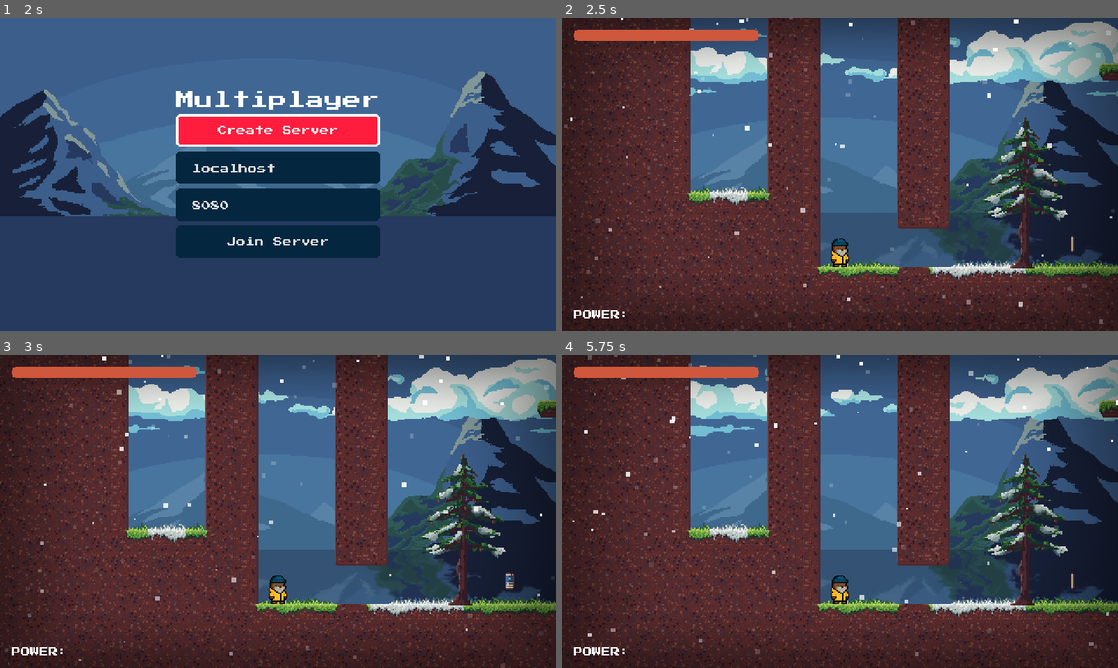
Above: before the commit, frames 1-4 (two rows, left to right).
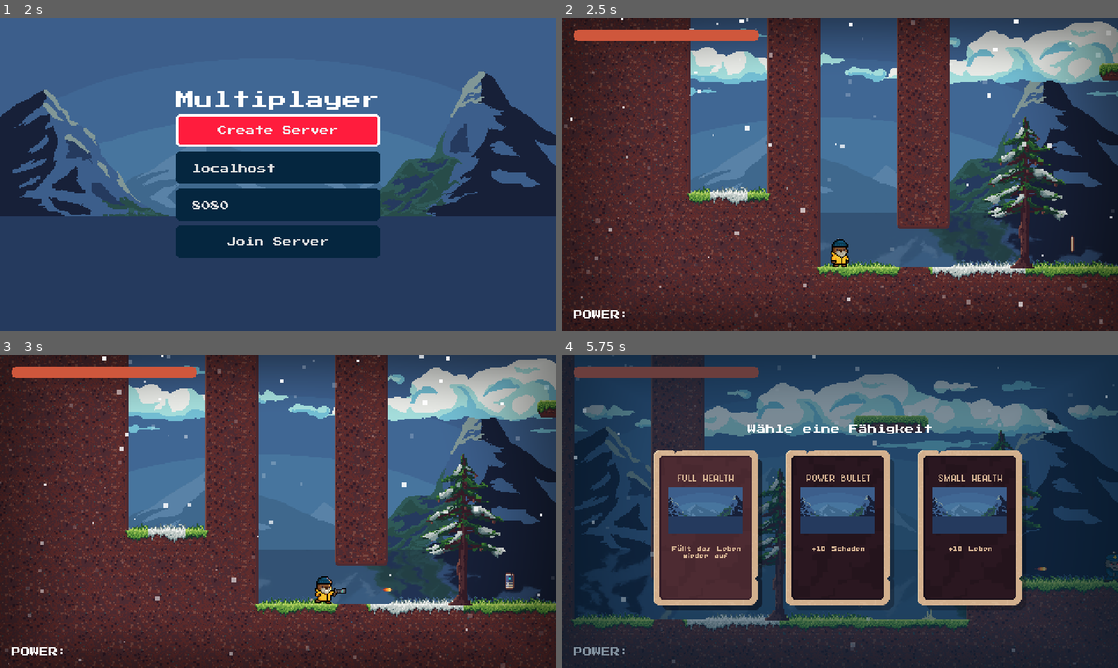
Above: after the commit, the same moments.

Repository: florian-reimann/fjord-n-fury-handcoded
Game: Godot game, scene res://ui/MainMenu.tscn
The game is run twice, just before and just after one commit, with the same random seed, the same clock (stepped at 60 frames per second) and the same inputs. Sound files missing from this copy of the repository are replaced by a short silence.
Inputs (mouse positions are in pixels of both pictures, inside the frame that each line leads up to):
- Up to frame 1 (2 s): click "Multiplayer" at 0.5 s; move the mouse to (400, 158) at 1.27 s; press the mouse at (400, 158) at 1.28 s; hold D (Right) from 1.28 s (still down); tap Shift (Dash) at 1.35 s; tap W (Jump) at 1.52, 1.82 s
- Up to frame 2 (2.5 s): release D (Right) at 2 s; release the mouse at (962, 158) at 2 s; click "Create Server" at 2 s
- Up to frame 3 (3 s): move the mouse to (166, 527) at 2.77 s; hold D (Right) from 2.78 s (still down); click (166, 527) at 2.85 s
- Up to frame 4 (5.75 s): tap W (Jump) at 3.02, 3.05, 3.32, 3.6, 4.52, 4.82, 5.27, 5.3, 5.57 s; move the mouse to (895, 442) at 3.52 s; release D (Right) at 3.53 s; hold A (Left) 3.53-4.28 s; tap Shift (Dash) at 3.8, 4.35 s; move the mouse to (812, 574) at 4.27 s; hold D (Right) from 4.28 s (still down); click (812, 574) at 4.55 s; move the mouse to (1006, 558) at 5.02 s; press the mouse at (1006, 558) at 5.03 s

Frame 1 is identical in both runs. In frame 2, 0.1% of the frame differs, in the area x 48-52%, y 70-79%; in frame 3, 0.6%; in frame 4, 77%, in the area x 0-100%, y 0-100%.
Error before the commit: Parse Error: Could not find type "PlayerController" in the current scope. (res://autoload/GameManager.gd:3)

Commit message:
chore: push current state

Diff:
--- a/features/player/Player.gd
+++ b/features/player/Player.gd
@@ -1,66 +1,31 @@
 extends CharacterBody2D
-
-# VARIABLEN:
-
-# Mögliche States
-enum PlayerState { IDLE, RUN, JUMP, FALL, DASH, HURT, DEAD, NORMAL }
-
-var currentState: PlayerState = PlayerState.NORMAL:
-	set(new_value):
-		currentState = new_value
-		match currentState:
-			PlayerState.DEAD:
-				set_collision_layer_value(2, false)
-
-# Basic Movement Variables
-const SPEED: int = 170
-const JUMP_VELOCITY: int = -450
-const DASH_SPEED: int = 400
-const GRAVITY: int = 1800
-
-# Coyote Time: Kurz nach Plattform-Verlassen noch springen können
-const COYOTE_TIME: float = 0.15
-
-# Jump Buffer: z. B. Wenn man kurz vor dem Boden erneut spring
-const JUMP_BUFFER: float = 0.1
-
-# Double Jump System
-const MAX_JUMPS: int = 2  # Boden-Jump + Luft-Jump
-
-# --- Laufzeitvariablen ---
-var coyote_timer: float = 0.0      # zählt runter, wenn in der Luft
-var jump_buffer_timer: float = 0.0 # merkt Jump-Input kurz vor Landung
-var jumps_left: int = MAX_JUMPS    # wie viele Sprünge sind noch übrig?
-
-# WALL MOVEMENT
-const WALL_SLIDE_MAX_SPEED: int = 60
-const WALL_JUMP_PUSH_FORCE: int = 240 # Abdrücken von der Wand
-
-# Etwas Zeit, um noch einen Walljump auszuführen, obwohl man nicht mehr an der Wand ist
-var wall_contact_coyote: float = 0.0 # Zeit left
-const WALL_CONTACT_COYOTE_TIME: float = 0.2 #Soviel Zeit hat man
-
-# Die Zeit, die nur für den Wall-Jump (push Force) genutzt wird und keine andere horizontale Bewegung
-var wall_jump_lock: float = 0.0
-const WALL_JUMP_LOCK_TIME: float = 0.5
-
-# Hilfsvariable für den Walljump, um in die entgegengesetzt Richtung zu springen
-var look_dir_x: int = 1
-
-# True/False ist in der Luft
-var AirborneLastFrame: bool
-
-var isShooting: bool = false
-const SHOOTING_DURATION: float = 0.25
-
-
-const MAX_HEALTH: int = 100
-
-var equippedItem: ItemData
-
+class_name PlayerController
+
+#STATE:
+enum STATE {
+	FALL,
+	FLOOR,
+	IDLE,
+	RUN,
+	JUMP,
+	DOUBLE_JUMP,
+	HURT,
+	LEDGE_CLIMP,
+	WALL_SLIDE,
+	WALL_JUMP,
+	WALL_CLIMB,
+	DASH,
+	TURNING,
+	DEAD
+}
+
+# NODES:
 @onready var animated_sprite_2d: AnimatedSprite2D = $AnimatedSprite2D
 @onready var shooting_point: Node2D = $Shooting_Point
 @onready var playerCamera: Camera2D = %Camera2D
+@onready var wall_slide_ray_cast: RayCast2D = %WallSlideRayCast
+@onready var coyote_timer: Timer = %CoyoteTimer
+@onready var dash_cooldown: Timer = %DashCooldown
 @onready var sfx_audio_stream_player_2d: AudioStreamPlayer2D = $SFXAudioStreamPlayer2D
 
 var bulletScene: PackedScene = preload("uid://dk5eg5ivs8brj")
@@ -71,153 +36,254 @@
 var landSound: AudioStream = preload("uid://e17vjaok2oaj")
 var hitSound: AudioStream = preload("uid://xkorhfakubnt")
 
+# CONSTANTEN:
+const FALL_VELOCITY: float = 1500.0
+const FALL_GRAVITY: float = 1500.0
+const WALK_VELOCITY: float = 200.0
+const JUMP_VELOCITY: float = -500.0
+const JUMP_DECELERATION: float = 1500.0
+const DOUBLE_JUMP_VELOCITY: float = -400.0
+const WALL_SLIDE_GRAVITY: float = 200.0
+const WALL_SLIDE_VELOCITY: float = 400.0
+const WALL_JUMP_LENGTH: float = 30.0
+const WALL_JUMP_VELOCITY: float = -500.0
+const WALL_CLIMB_VELOCITY: float = -300.0
+const WALL_CLIMB_LENGTH: float = 65.0
+const DASH_LENGTH: float = 100.0
+const DASH_VELOCITY: float = 1500.0
+
+const MAX_HEALTH: int = 100
+const SHOOTING_DURATION: float = 0.25
+
+# SIGNALS:
+signal playerHealthUpdated(newValue, maxValue)
+
+# VARIABLEN:
+var active_state:= STATE.FALL
+var isShooting: bool = false
+var can_double_jump: bool = false
+var can_dash: bool = false
+var dash_jump_buffer: bool = false
+var facing_direction: float = 1.0
+var saved_position: Vector2 = Vector2.ZERO
+var equippedItem: ItemData
+
+var currentHealth:
+	set(new_value):
+		currentHealth = new_value
+		emit_signal("playerHealthUpdated", currentHealth, MAX_HEALTH)
+
 func _ready() -> void:
-
-
-	GameManager.playerOriginPosition = position
-
+	# Initialisiere den Ausgangs-STATE:
+	switch_state(active_state)
+
+	currentHealth = MAX_HEALTH
+
+	GameManager.player = self
 	GameManager.playerCamera = playerCamera
 	GameManager.playerCameraOriginOffset = playerCamera.offset
 
-func _process(_delta: float) -> void:
-	updateAnimation()
-
 func _physics_process(_delta: float) -> void:
-	if currentState == PlayerState.DEAD:
+	if active_state == STATE.DEAD:
 		return
-	# GRAVITY:
-	if not is_on_floor():
-		velocity.y += GRAVITY * _delta
-		AirborneLastFrame = true
-	elif AirborneLastFrame:
-		PlayLandVFX()
-		AirborneLastFrame = false
-
-	if is_on_floor():
-		# Am Boden: volle Coyote-Zeit, und alle Sprünge wieder verfügbar
-		coyote_timer = COYOTE_TIME
-		jumps_left = MAX_JUMPS
-	else:
-		# In der Luft: Coyote-Zeit läuft ab
-		coyote_timer = maxf(0.0, coyote_timer - _delta)
-
-	# Setze den Jump-Buffer, für kleine Toleranz, falls man minimal zu früh die Sprungtaste drückt:
-	if Input.is_action_just_pressed("Jump"):
-		jump_buffer_timer = JUMP_BUFFER
-	else:
-		jump_buffer_timer = maxf(0.0, jump_buffer_timer - _delta)
-
-	# Boden-ähnlicher Sprung möglich? (am Boden ODER noch in Coyote-Zeit)
-	var can_ground_like_jump := is_on_floor() or (coyote_timer > 0.0)
-
-	# Luftsprung möglich? (nicht am Boden, noch Sprünge übrig)
-	# Hinweis: Wenn MAX_JUMPS = 2, bedeutet das in der Praxis:
-	# - 1. Sprung (Boden oder Coyote) verbraucht NICHT jumps_left (wir resetten am Boden ja auf 2)
-	# - 2. Sprung in der Luft verbraucht 1
-	var can_air_jump := not is_on_floor() and jumps_left > 0
-
-	if wall_jump_lock > 0.0:
-		wall_jump_lock -= _delta
-
-	# Richtung des Spielers:
-	var direction: float = Input.get_axis("Left","Right")
-
-	# Laufen:
-	if wall_jump_lock <= 0.0:
-		if direction != 0:
-			velocity.x = direction * SPEED
-		else:
-			velocity.x = 0
-
-	if jump_buffer_timer > 0.0 and not is_on_floor() and wall_contact_coyote > 0.0:
-		animated_sprite_2d.play("Jump")
-		velocity.y = JUMP_VELOCITY
-		velocity.x = -look_dir_x * WALL_JUMP_PUSH_FORCE
-		wall_jump_lock = WALL_JUMP_LOCK_TIME
-		wall_contact_coyote = 0.0
-
-	elif jump_buffer_timer > 0.0 and (can_ground_like_jump or can_air_jump):
-		# Sprung ausführen
-		animated_sprite_2d.play("Jump")
-		velocity.y = JUMP_VELOCITY
-		jump_buffer_timer = 0.0     # Buffer verbraucht
-		jumps_left -= 1
-
-		#Boden VFX nur abspielen, wenn man auf dem Boden ist:
-		if can_ground_like_jump:
-			PlayJumpUpVFX()
-
-		# Nach dem Sprung zählt Coyote nicht mehr (Verhindert „Dauer-Coyote“)
-		coyote_timer = 0.0
-
-	# Runter von der OneWay Platform:
-	if Input.is_action_just_pressed("Down") && is_on_floor():
-		position.y += 3
-
-	if Input.is_action_just_pressed("Shoot") || Input.is_action_pressed("Shoot"):
-		TryToShoot()
-
-	# Wall-Slide:
-	# Man ist NICHT auf dem Boden, man fällt, man ist an der Wand und man bewegt sich zur Wand:
-	if !is_on_floor() and velocity.y > 0 and is_on_wall() and velocity.x != 0:
-		look_dir_x = sign(velocity.x)
-		wall_contact_coyote = WALL_CONTACT_COYOTE_TIME #reset coyote
-		velocity.y = min(velocity.y, WALL_SLIDE_MAX_SPEED)
-	else:
-		wall_contact_coyote -= _delta
-
-	# Bewegung ausführen
+	process_state(_delta)
 	move_and_slide()
 
 	# Reset Player, wenn eine Fallgrenze überschreitet:
 	if position.y >= 800:
 		GameManager.RespawnPlayer()
 
-func updateAnimation():
-	if currentState == PlayerState.DEAD:
-		return
-
-	if velocity.x != 0:
-		animated_sprite_2d.flip_h = velocity.x < 0
-		# Je nach Laufrichtung muss der Shooting-Pointer verschoben werden:
-		if velocity.x < 0:
-			shooting_point.position.x = -22
-		else:
-			shooting_point.position.x = 22
-
-	if is_on_floor():
-		if abs(velocity.x) >= 0.1:
-
-			var playAnimationFrame = animated_sprite_2d.frame
-			var playAnimationName = animated_sprite_2d.animation
-
+func switch_state(to_state: STATE) -> void:
+	var previous_state: STATE = active_state
+	active_state = to_state
+
+	# Dieser Code wird einmalig beim Wechsel des States ausgeführt:
+	match active_state:
+		STATE.FALL:
+			if previous_state != STATE.DOUBLE_JUMP:
+				if isShooting:
+					animated_sprite_2d.play("Shoot_Jump")
+				else:
+					animated_sprite_2d.play("Jump") # Später: Fall
+			if previous_state == STATE.FLOOR:
+				coyote_timer.start()
+
+		STATE.FLOOR:
+			can_double_jump = true
+			can_dash = true
+
+		STATE.JUMP:
 			if isShooting:
-				animated_sprite_2d.play("Shoot_Run")
-
-				# Syncing Shoot Animation, falls man vorher gerannt ist
-				# (direkt bei dem richtigen Frame beginnen)
-				if playAnimationName == "Run":
-					animated_sprite_2d.frame = playAnimationFrame
+				animated_sprite_2d.play("Shoot_Jump")
 			else:
-				# Animation zu Ende spielen:
-				if playAnimationName == "Shoot_Run" && animated_sprite_2d.is_playing():
-					pass
+				animated_sprite_2d.play("Jump")
+			PlayJumpUpVFX()
+			velocity.y = JUMP_VELOCITY
+			coyote_timer.stop()
+
+		STATE.DOUBLE_JUMP:
+			animated_sprite_2d.play("Jump")
+			velocity.y = DOUBLE_JUMP_VELOCITY
+			can_double_jump = false
+
+		STATE.WALL_SLIDE:
+			animated_sprite_2d.play("Jump") # Später Wall Slide
+			velocity.y = 0
+			can_double_jump = true
+			can_dash = true
+
+		STATE.WALL_JUMP:
+			animated_sprite_2d.play("Jump")
+			velocity.y = WALL_JUMP_VELOCITY
+			set_facing_direction(-facing_direction)
+			saved_position = position
+
+		STATE.WALL_CLIMB:
+			animated_sprite_2d.play("Jump") # Später Wall Climp
+			velocity.y = WALL_CLIMB_VELOCITY
+			saved_position = position
+
+		STATE.DASH:
+			if dash_cooldown.time_left > 0:
+				active_state = previous_state
+				return
+			animated_sprite_2d.play("Run") # Später Dash
+			### Todo: DASH VFX ###
+			velocity.y = 0
+			set_facing_direction(signf(Input.get_axis("Left", "Right")))
+			velocity.x = facing_direction * DASH_VELOCITY
+			saved_position = position
+			can_dash = previous_state == STATE.FLOOR or previous_state == STATE.WALL_SLIDE
+			dash_jump_buffer = false
+
+func process_state(_delta: float) -> void:
+	match active_state:
+		STATE.FALL:
+			if Input.is_action_just_pressed("Shoot") or Input.is_action_pressed("Shoot"):
+				TryToShoot()
+
+			velocity.y = move_toward(velocity.y, FALL_VELOCITY, FALL_GRAVITY * _delta)
+			handle_movement() # Der Player kann sich im "fallen" bewegen
+
+			if is_on_floor():
+				switch_state(STATE.FLOOR)
+			elif Input.is_action_just_pressed("Jump"):
+				if coyote_timer.time_left > 0:
+					switch_state(STATE.JUMP)
+				elif can_double_jump:
+					switch_state(STATE.DOUBLE_JUMP)
+			elif is_input_toward_facing() and can_wall_slide():
+				switch_state(STATE.WALL_SLIDE)
+			elif Input.is_action_just_pressed("Dash") and can_dash:
+				switch_state(STATE.DASH)
+
+		STATE.FLOOR:
+			if Input.is_action_just_pressed("Shoot") or Input.is_action_pressed("Shoot"):
+				TryToShoot()
+			if Input.get_axis("Left", "Right"):
+				if isShooting:
+					animated_sprite_2d.play("Shoot_Run")
 				else:
 					animated_sprite_2d.play("Run")
-		else:
-			if isShooting:
-				animated_sprite_2d.play("Shoot_Stand")
 			else:
-				animated_sprite_2d.play("Idle")
-	else:
-		animated_sprite_2d.play("Jump")
-
-		if isShooting:
-			animated_sprite_2d.play("Shoot_Jump")
+				if isShooting:
+					animated_sprite_2d.play("Shoot_Stand")
+				else:
+					animated_sprite_2d.play("Idle")
+			handle_movement()
+
+			if not is_on_floor():
+				switch_state(STATE.FALL)
+			elif Input.is_action_just_pressed("Jump"):
+				switch_state(STATE.JUMP)
+			elif Input.is_action_just_pressed("Dash"): # Aufm Boden kann man unendlich dashen
+				switch_state(STATE.DASH)
+
+		STATE.JUMP, STATE.DOUBLE_JUMP, STATE.WALL_JUMP:
+			velocity.y = move_toward(velocity.y, 0, JUMP_DECELERATION * _delta)
+			if active_state == STATE.WALL_JUMP:
+				var distance: float = absf(position.x - saved_position.x)
+				if distance >= WALL_JUMP_LENGTH or can_wall_slide():
+					active_state = STATE.JUMP
+				else:
+					handle_movement(facing_direction)
+
+			if active_state != STATE.WALL_JUMP:
+				handle_movement() # Der Player kann sich im "springen" bewegen
+
+			if Input.is_action_just_released("Jump") or velocity.y >= 0:
+				velocity.y = 0
+				switch_state(STATE.FALL)
+			elif Input.is_action_just_pressed("Jump"):
+				switch_state(STATE.DOUBLE_JUMP)
+			elif Input.is_action_just_pressed("Dash") and can_dash:
+				switch_state(STATE.DASH)
+
+		STATE.WALL_SLIDE:
+			velocity.y = move_toward(velocity.y, WALL_SLIDE_VELOCITY, WALL_SLIDE_GRAVITY * _delta)
+			handle_movement() # Der Player kann sich im "fallen" bewegen
+
+			if is_on_floor():
+				switch_state(STATE.FLOOR)
+			elif not can_wall_slide():
+				switch_state(STATE.FALL)
+			elif Input.is_action_just_pressed("Jump"):
+				switch_state(STATE.WALL_JUMP)
+			elif Input.is_action_just_pressed("Dash"):
+				if is_input_toward_facing():
+					switch_state(STATE.WALL_CLIMB)
+
+		STATE.WALL_CLIMB:
+			var distance: float = absf(position.y - saved_position.y)
+			if distance >= WALL_CLIMB_LENGTH:
+				velocity.y = 0
+				switch_state(STATE.WALL_SLIDE)
+
+		STATE.DASH:
+			dash_cooldown.start()
+			if is_on_floor():
+				coyote_timer.start()
+			if Input.is_action_just_pressed("Jump"):
+				dash_jump_buffer = true
+			var distance: float = absf(position.x - saved_position.x)
+			if distance >= DASH_LENGTH or absf(get_last_motion().x) != facing_direction:
+				if dash_jump_buffer and coyote_timer.time_left > 0:
+					switch_state(STATE.JUMP)
+				elif is_on_floor():
+					switch_state(STATE.FLOOR)
+				else:
+					switch_state(STATE.FALL)
+			elif can_wall_slide():
+				switch_state(STATE.WALL_SLIDE)
+
+func handle_movement(input_direction: float = 0) -> void:
+	if input_direction == 0:
+		input_direction = signf(Input.get_axis("Left", "Right"))
+	set_facing_direction(input_direction)
+	velocity.x = input_direction * WALK_VELOCITY
+
+func can_wall_slide() -> bool:
+	return is_on_wall_only() and wall_slide_ray_cast.is_colliding()
+
+func is_input_toward_facing() -> bool:
+	return signf(Input.get_axis("Left","Right")) == facing_direction
+
+func set_facing_direction(direction: float) -> void:
+	if direction:
+		animated_sprite_2d.flip_h = direction < 0
+		facing_direction = direction
+
+		if shooting_point:
+			shooting_point.position.x = direction * absf(shooting_point.position.x)
+
+		# Flip Raycast:
+		wall_slide_ray_cast.position.x = direction * absf(wall_slide_ray_cast.position.x)
+		wall_slide_ray_cast.target_position.x = direction * absf(wall_slide_ray_cast.target_position.x)
+		wall_slide_ray_cast.force_raycast_update()
 
 func ApplyDamage(damage: int):
 	#Er ist Tot Jim
-	if currentState == PlayerState.DEAD:
+	if active_state == STATE.DEAD:
 		return
 
 	currentHealth -= damage
@@ -229,7 +295,7 @@
 	GameManager.StartCameraShake()
 
 	if currentHealth <= 0:
-		currentState = PlayerState.DEAD
+		active_state = STATE.DEAD
 		#animated_sprite_2d.play("Die")
 		await  get_tree().create_timer(2).timeout
 		GameManager.RespawnPlayer()
--- a/features/player/Player.tscn
+++ b/features/player/Player.tscn
@@ -1,6 +1,6 @@
 [gd_scene load_steps=35 format=3 uid="uid://ch530bw3ar334"]
 
-[ext_resource type="Script" uid="uid://y0omkf3rj7qc" path="res://features/player/player_statemachine.gd" id="1_68glg"]
+[ext_resource type="Script" uid="uid://y0omkf3rj7qc" path="res://features/player/Player.gd" id="1_68glg"]
 [ext_resource type="Shader" uid="uid://m1ltbyotomum" path="res://fx/Shader/character_blink.tres" id="2_68glg"]
 [ext_resource type="Texture2D" uid="uid://bno34gr52o5w0" path="res://features/player/sprites/fury_idle.png" id="2_u46th"]
 [ext_resource type="Texture2D" uid="uid://cqhvfws33c8s3" path="res://features/player/sprites/Fury_jump.png" id="3_214e2"]
@@ -239,13 +239,13 @@
 
 [node name="CoyoteTimer" type="Timer" parent="."]
 unique_name_in_owner = true
-wait_time = 0.09999999999999999
+wait_time = 0.1
 one_shot = true
 
 [node name="DashCooldown" type="Timer" parent="."]
 unique_name_in_owner = true
 process_callback = 0
-wait_time = 0.09999999999999999
+wait_time = 0.1
 one_shot = true
 
 [node name="WallSlideRayCast" type="RayCast2D" parent="."]
--- a/project.godot
+++ b/project.godot
@@ -30,6 +30,7 @@
 
 window/size/viewport_width=480
 window/size/viewport_height=270
+window/size/mode=3
 window/size/window_width_override=1440
 window/size/window_height_override=810
 window/stretch/mode="viewport"
--- a/ui/MultiplayerMenu.gd
+++ b/ui/MultiplayerMenu.gd
@@ -25,7 +25,6 @@
 	client_peer.create_client("127.0.0.1", PORT)
 	multiplayer.multiplayer_peer = client_peer
 
-
 func _connected_to_server():
 	# Wenn man erfolgreich zum Server verbunden wurde, ab zum Level:
 	get_tree().change_scene_to_packed(main_scene)
Not shown, changed: features/player/Player.gd.uid
Not shown, removed: features/player/player_statemachine.gd.uid
